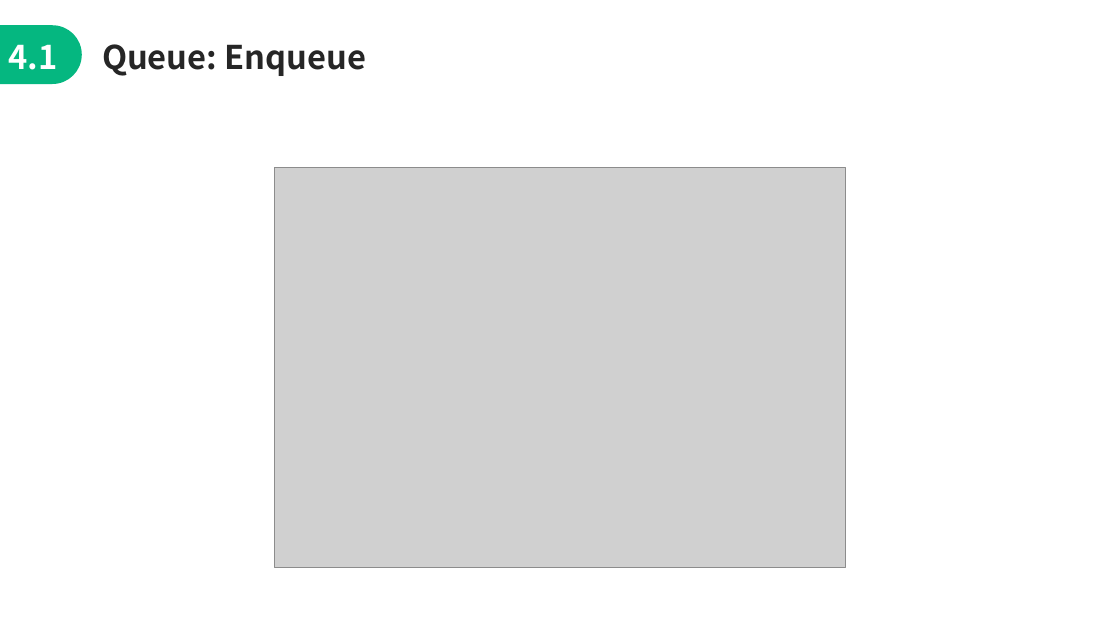
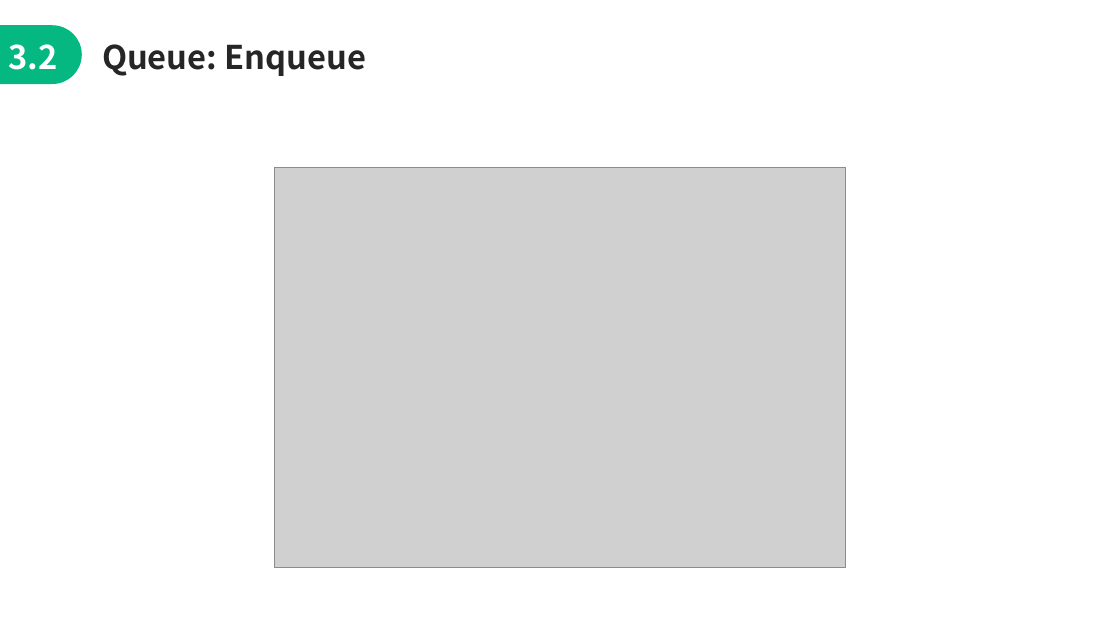
Before and after one commit to jimmyyih518/DSA2022Fall, a slide deck: slide 16 of week3/week3_slides.pptx. Drawn at 1120x630 pixels with LibreOffice and Linux fonts; fonts in the diff are those of the drawing; grey boxes stand for pictures. Boxes give left, top, right and bottom in pixels: in the first picture for what was removed or moved away, otherwise in the second. Text is boxed around its words. In the diff, an @@ line names an element or a change of style, - is before the commit and + after.

```diff
--- a/week3/week3_slides.pptx
+++ b/week3/week3_slides.pptx
@@ text at box(8, 44, 57, 70): text changed @@
-4.1
+3.2
```
Also in this commit, not shown: 10 other slides changed, 1 slide added, 6 other files.
